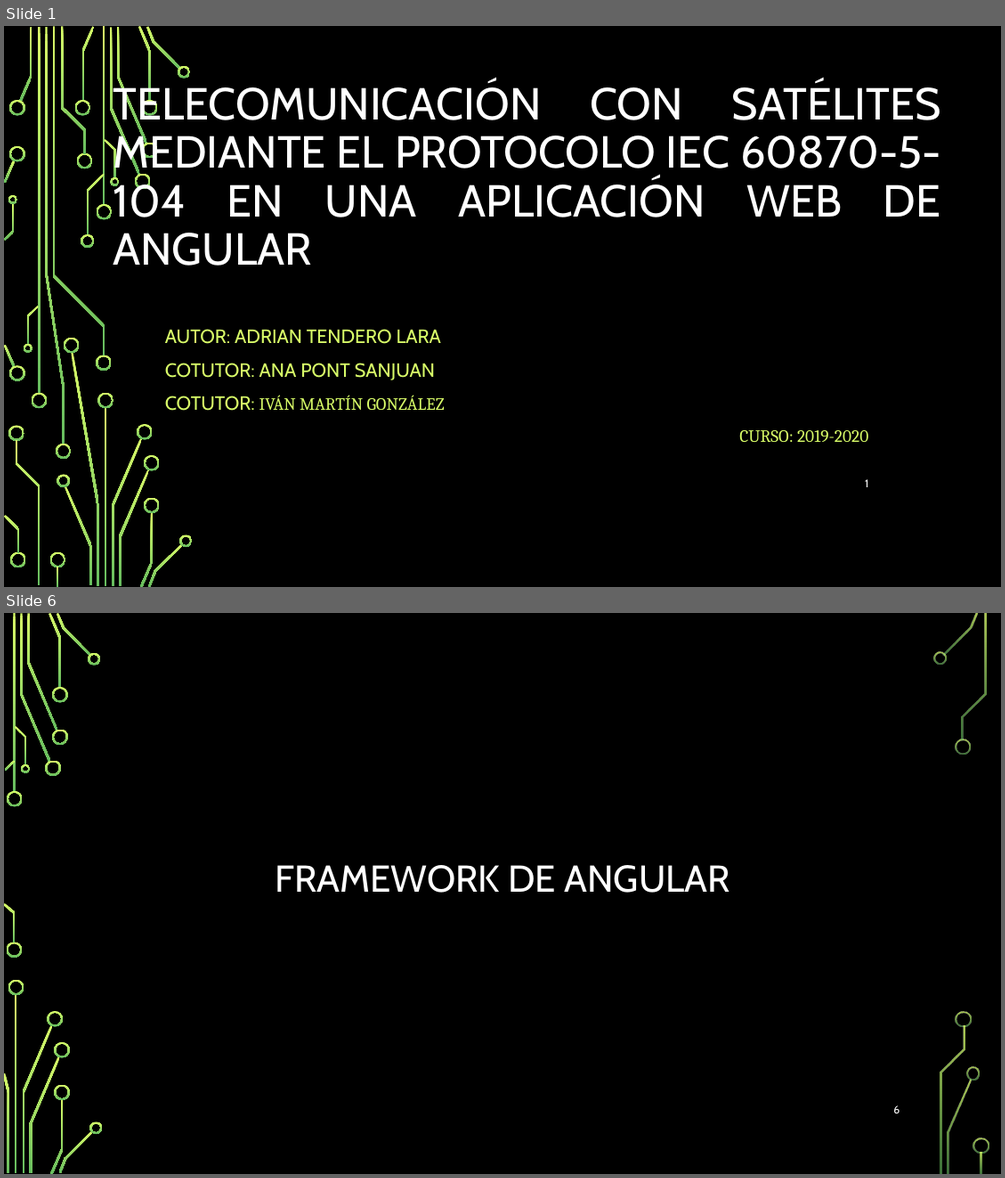
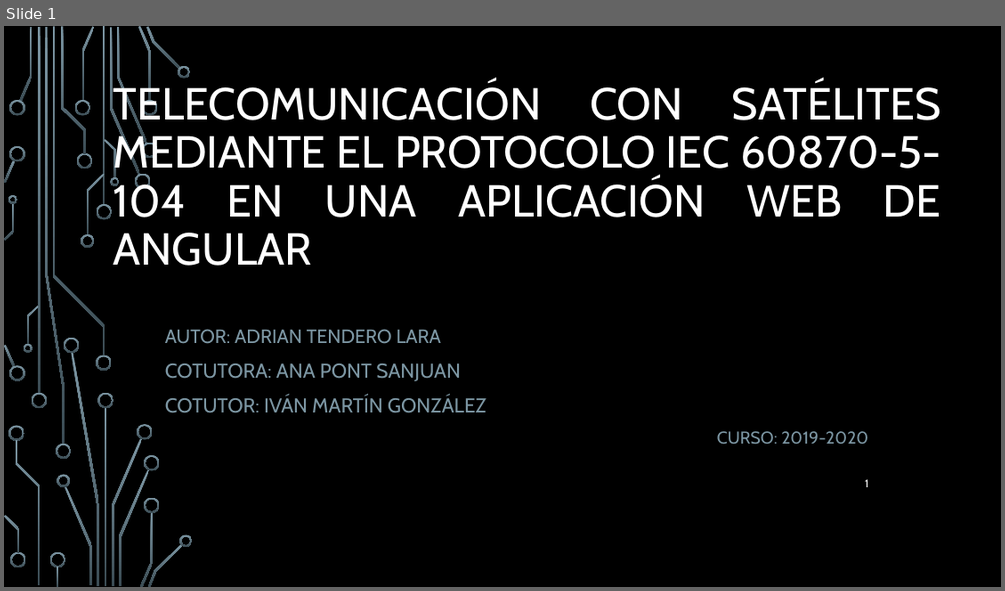
Before and after one commit to Hollex28/TFG-Proyecto_2019-2020, a slide deck: Presentacion del TFG.pptx. Shown one above the other, each under a label of ours: slides 1 and 6 before the commit, slide 1 after it; the slides between them are not shown. The pictures are 1005x1178 and 1005x591 pixels, drawn with LibreOffice and Linux fonts; fonts in the diff are those of the drawing; background and template pictures are left out. Boxes give left, top, right and bottom in pixels: in the first picture for what was removed or moved away, otherwise in the second. Text is boxed around its words. In the diff, an @@ line names an element or a change of style, - is before the commit and + after.

```diff
--- a/Presentacion del TFG.pptx
+++ b/Presentacion del TFG.pptx
@@ slide 6 removed at <box>4,613,1001,1174</box>, background picture (left out) @@
@@ title removed at <box>275,865,730,892</box> @@
-FRAMEWORK DE ANGULAR
@@ page number removed at <box>893,1105,899,1113</box> @@
-6
@@ group removed at <box>4,613,989,1174</box>: 33 freeform shapes, 3 rectangles @@
@@ slide 1 changed as well @@
@@ fill gradient #D8FC68 to #66BD5F to gradient #7C96A3 to #3B4C54 in 54 elements at <box>96,204,112,220</box>, <box>96,355,112,370</box>, <box>38,27,40,394</box>, <box>31,393,47,408</box>, <box>20,27,32,101</box>, <box>109,28,140,175</box>, <box>135,174,151,189</box>, <box>117,27,147,143</box>, <box>138,26,152,101</box>, <box>142,142,157,158</box>, <box>142,100,157,116</box>, <box>146,27,181,70</box>, <box>178,66,191,78</box>, <box>81,27,95,101</box>, <box>75,100,90,116</box>, <box>77,153,92,168</box>, <box>65,486,92,585</box>, <box>57,474,70,487</box>, <box>9,100,25,116</box>, <box>4,345,16,366</box>, <box>9,365,25,381</box>, <box>4,160,16,183</box>, <box>9,146,25,162</box>, <box>61,27,86,154</box>, <box>8,426,24,441</box>, <box>16,440,40,585</box>, <box>49,552,65,567</box>, <box>57,566,58,587</box>, <box>10,552,25,567</box>, <box>4,515,20,553</box>, <box>87,174,105,235</box>, <box>81,234,95,248</box>, <box>53,27,105,356</box>, <box>105,139,116,178</box>, <box>110,177,119,186</box>, <box>27,305,39,345</box>, <box>24,344,32,353</box>, <box>5,203,14,240</box>, <box>8,195,17,204</box>, <box>105,408,106,586</box>, <box>112,438,142,585</box>, <box>98,393,114,408</box>, <box>72,352,100,586</box>, <box>64,338,80,353</box>, <box>138,424,153,440</box>, <box>119,469,150,586</box>, <box>140,512,153,587</box>, <box>144,455,160,471</box>, <box>144,497,160,513</box>, <box>148,543,183,587</box>, <box>179,534,193,547</box>, <box>45,27,65,444</box>, <box>56,443,71,459</box>, <box>103,27,105,206</box> @@
@@ subtitle at <box>165,329,868,443</box>: text colour #D8FC68 to #7C96A3 in "AUTOR: ADRIAN TENDERO LARA", "COTUTOR: IVÁN MARTÍN GONZÁLEZ", "CURSO: 2019-2020"; size 18.5 to 19.4 pt in "COTUTOR:"; size 16.6 to 19.4 pt in "IVÁN MARTÍN GONZÁLEZ"; font Cambria to Cabin in "IVÁN MARTÍN GONZÁLEZ", "CURSO: 2019-2020" @@
@@ subtitle at <box>165,363,461,381</box>: text changed; size 18.5 to 19.4 pt; text colour #D8FC68 to #7C96A3 @@
-COTUTOR: ANA PONT SANJUAN
+COTUTORA: ANA PONT SANJUAN
```
Also in this commit, not shown: 11 other slides changed, 3 slides added, 11 other slides removed.
